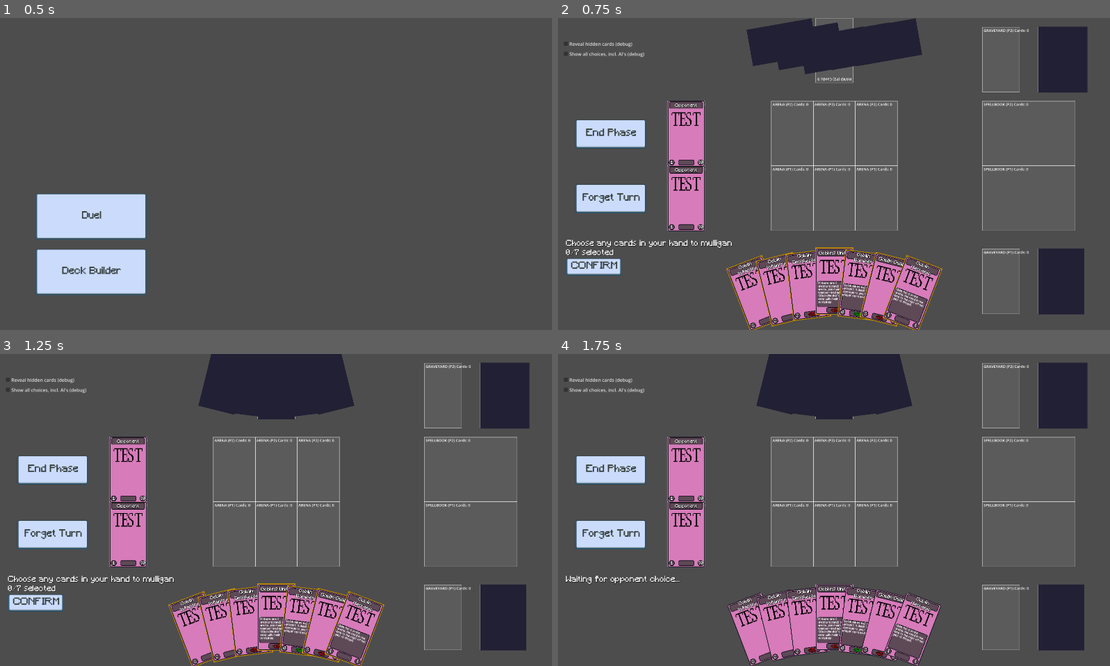
Above: before the commit, frames 1-4 (two rows, left to right).
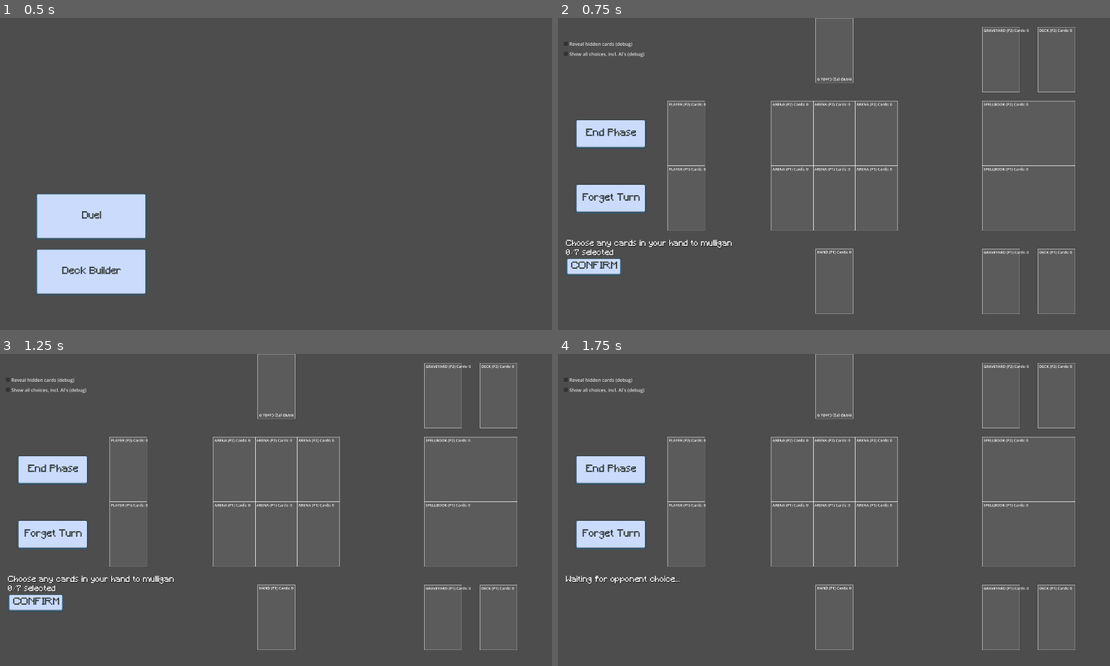
Above: after the commit, the same moments.

Repository: KT0mi/KT0mi_Card_Game_Godot
Game: Godot game, scene res://Scenes/Main.tscn
Same seed, same stepped clock (60 frames per second), same inputs: the game is played once before the commit and once after it.
Inputs:
- Up to frame 1 (0.5 s): no input
- Up to frame 2 (0.75 s): click "Duel" at 0.5 s
- Up to frame 3 (1.25 s): no input
- Up to frame 4 (1.75 s): click "CONFIRM" at 1.25 s

Frame 1 is identical in both runs. In frame 2, 17% of the frame differs, in the area x 19-96%, y 0-100%; in frame 3, 18%; in frame 4, 17%.
Error after the commit: Parse Error: Class "Card" hides a global script class. (res://Scripts/SceneScripts/Card.gd:1)

Commit message:
Fix target redirection on DamagePipeline

Diff:
--- a/Scripts/CardDataScripts/CardKeywords.gd
+++ b/Scripts/CardDataScripts/CardKeywords.gd
@@ -20,6 +20,8 @@
 static func QUICK_ABILITY() -> Ability:
 	return Ability.new(Events.EMPTY, func(c,e): return, func(c,e): return false, [QUICK])
 
+##Taunt Ability: A taunt card redirects all attacks that would target the player
+##towards itself.
 static func TAUNT_ABILITY() -> Ability:
 	return Ability.new(
 		Events.ATTACK_REQUEST,
@@ -36,6 +38,8 @@
 		return false
 	return true
 
+##Block Ability: A block ability recieves all damage that is dealt by a creature in the opposing lane
+##Opposing lane is the same lane index but on the opposing player's side.
 static func BLOCK_ABILITY() -> Ability:
 	return Ability.new(
 		Events.DAMAGE_REQUEST,
--- a/Scripts/Pipelines/DamagePipeline.gd
+++ b/Scripts/Pipelines/DamagePipeline.gd
@@ -13,13 +13,15 @@
 	if event.cancelled:
 		return
 
+	var actual_target := event.target
+
 	##DEBUG: This is to inform ui objects that player card health has changed
-	if target.current_zone == Zone.Type.PLAYER:
-		for c in target.owner.hand:
+	if actual_target.current_zone == Zone.Type.PLAYER:
+		for c in actual_target.owner.hand:
 			change_card_endurance.emit(c)
 
 
-	target.current_endurance -= event.amount
-	change_card_endurance.emit(target)
+	actual_target.current_endurance -= event.amount
+	change_card_endurance.emit(actual_target)
 	RulesEngine.check_state_based_actions()
 	await TriggerSystem.emit(Events.DAMAGE_RESOLVED, event)
--- a/Scripts/SceneScripts/card.gd
+++ b/Scripts/SceneScripts/card.gd
@@ -1,4 +1,5 @@
-class_name Card extends Area2D
+class_name Card
+extends Area2D
 
 signal picked_up(card: Card)
 signal dropped(card: Card)
Not shown, removed: Scripts/SceneScripts/card.gd.uid
